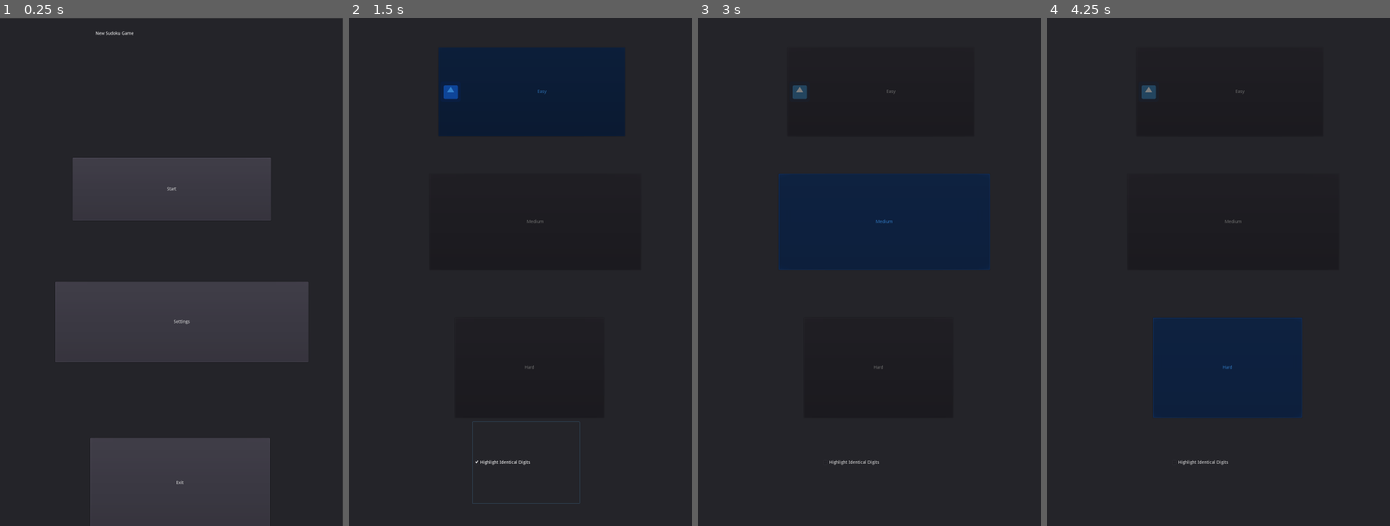
Above: before the commit, frames 1-4 (left to right).
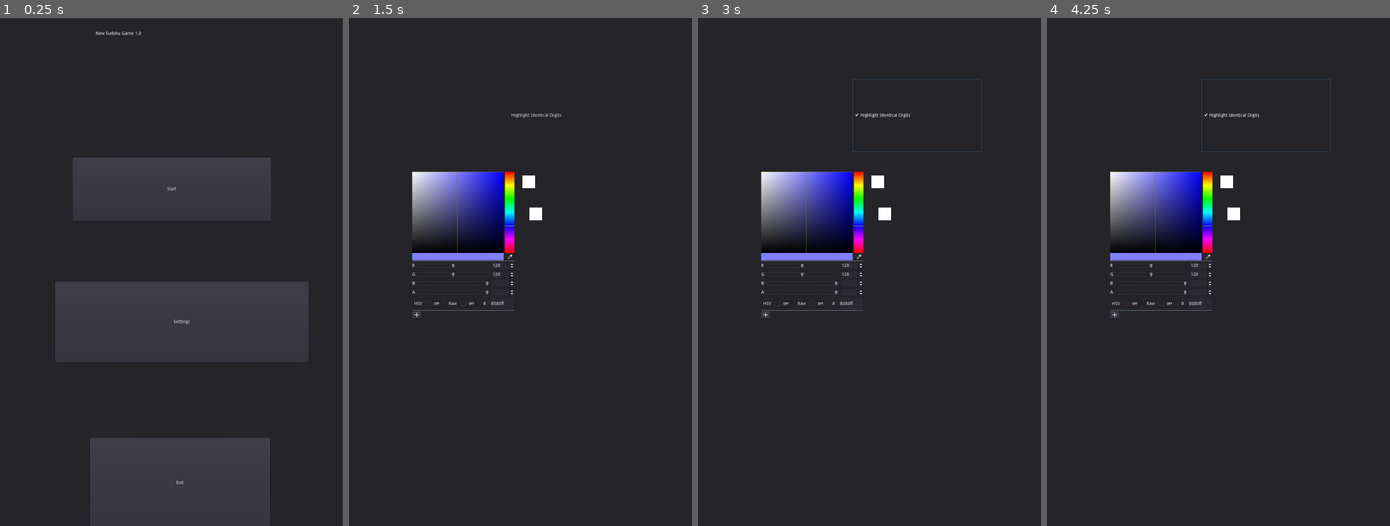
Above: after the commit, the same moments.

Repository: UnrealisticDino/sudoku
Game: Godot game, scene res://Scenes/MainMenu.tscn
Two runs of this game, one before a commit and one after it. Both use one fixed random seed, a clock stepped at 60 frames per second and the inputs below. The engine's default icon, where the game draws it, is replaced by a stand-in: a white triangle on a blue panel in a dark square.
Inputs (mouse positions are in pixels of both pictures, inside the frame that each line leads up to):
- Up to frame 1 (0.25 s): no input
- Up to frame 2 (1.5 s): click "Settings" at 0.5 s; click (527, 465) at 1.25 s, where only the run before the commit has a clickable "Highlight Identical Digits"
- Up to frame 3 (3 s): click "Highlight Identical Digits" at 2 s; click (883, 221) at 2.75 s, where only the run before the commit has a clickable "Medium"
- Up to frame 4 (4.25 s): click (1228, 368) at 3.5 s, where only the run before the commit has a clickable "Hard"

The runs differ from the first frame. In frame 1, less than 0.1% of the frame differs, in the area x 39-42%, y 2-4%; in frame 2, 11%, in the area x 18-81%, y 5-96%; in frame 3, 5.8%; in frame 4, 5.6%.
Error after the commit: Attempt to call function 'generate_puzzle' in base 'null instance' on a null instance. (res://Scenes/Global.gd:74)

Commit message:
rework pt 5

Diff:
--- /dev/null
+++ b/PuzzleGenerator.gd
@@ -0,0 +1,87 @@
+#PuzzleGenerator
+extends Node
+
+var difficulty = "Easy"  # Default difficulty
+
+# This function generates a puzzle based on the provided difficulty.
+func generate_puzzle(difficulty):
+	var puzzle = _create_base_puzzle()  # Create a base solved puzzle
+	puzzle = _remove_numbers_based_on_difficulty(puzzle, difficulty)
+	return puzzle
+
+# Create a base solved puzzle
+func _create_base_puzzle():
+	var grid = []
+	for row in range(9):
+		var row_data = []
+		for col in range(9):
+			row_data.append(0)
+		grid.append(row_data)
+	# Fill the diagonal 3x3 subgrids
+	for i in range(0, 9, 3):
+		_fill_subgrid(grid, i, i)
+	# Fill the remaining cells
+	_solve_grid(grid)
+	return grid
+
+# Fill a 3x3 subgrid
+func _fill_subgrid(grid, row, col):
+	var numbers = [1, 2, 3, 4, 5, 6, 7, 8, 9]
+	numbers.shuffle()
+	for i in range(3):
+		for j in range(3):
+			grid[row + i][col + j] = numbers.pop_front()
+
+# Solve the grid
+func _solve_grid(grid):
+	var empty_cell = _find_empty_cell(grid)
+	if empty_cell == null:
+		return true # Puzzle is solved
+
+	var row = empty_cell[0]
+	var col = empty_cell[1]
+
+	for num in range(1, 10):
+		if _is_safe_to_place_number(grid, row, col, num):
+			grid[row][col] = num
+			if _solve_grid(grid):
+				return true
+			grid[row][col] = 0
+
+	return false
+
+# Find an empty cell in the grid
+func _find_empty_cell(grid):
+	for row in range(9):
+		for col in range(9):
+			if grid[row][col] == 0:
+				return [row, col]
+	return null
+
+# Check if it's safe to place a number in the specified cell
+func _is_safe_to_place_number(grid, row, col, num):
+	for x in range(9):
+		if grid[row][x] == num or grid[x][col] == num or grid[row - row % 3 + int(x / 3)][col - col % 3 + x % 3] == num:
+			return false
+	return true
+
+# Remove numbers from the puzzle based on difficulty
+func _remove_numbers_based_on_difficulty(puzzle, difficulty):
+	var clues = 0
+	match difficulty:
+		"Easy":
+			clues = 35
+		"Medium":
+			clues = 25
+		"Hard":
+			clues = 20
+
+	var cells_to_remove = 81 - clues
+	while cells_to_remove > 0:
+		var row = randi() % 9
+		var col = randi() % 9
+		if puzzle[row][col] != 0:
+			puzzle[row][col] = 0
+			cells_to_remove -= 1
+
+	return puzzle
--- /dev/null
+++ b/Scenes/AdvancedSettings.gd
@@ -0,0 +1,32 @@
+#AdvancedSettings
+extends Panel
+
+# Reference to the ColorPicker node
+onready var highlight_color_picker = $HighlightColorPicker
+onready var selected_cell_preview = $SelectedCellPreview
+onready var identical_cell_preview = $IdenticalCellPreview
+
+# Config file to save and load settings
+var config = ConfigFile.new()
+
+func _ready():
+	# Load the saved color when the scene is loaded
+	config.load("user://settings.cfg")
+	var saved_color_html = config.get_value("highlight", "color", "#8080FF")  # Default to blueish color if not found
+	highlight_color_picker.color = saved_color_html
+
+	# Connect the color_changed signal to a function
+	highlight_color_picker.connect("color_changed", self, "_on_highlight_color_changed")
+
+func _on_highlight_color_changed(new_color):
+	# Save the selected color to the config file
+	config.set_value("highlight", "color", new_color.to_html())
+	config.save("user://settings.cfg")
+
+	# Update the global variable for the selected color
+	Global.selected_cell_color = new_color
+	Global.identical_digits_color = new_color.linear_interpolate(Color(0.5, 0.5, 1, 0.5), 0.5)  # Derived color with added transparency
+	# Update the preview panels
+	selected_cell_preview.modulate = new_color
+	identical_cell_preview.modulate = new_color.linear_interpolate(Color(0.5, 0.5, 1, 0.5), 0.5)  # Derived color with added transparency
+	Global.save_selected_cell_color(new_color)
--- /dev/null
+++ b/Scenes/AdvancedSettings.tscn
@@ -0,0 +1,48 @@
+[gd_scene load_steps=6 format=2]
+
+[ext_resource path="res://Scenes/HighlightIdenticalDigits.gd" type="Script" id=1]
+[ext_resource path="res://Scenes/GoToSettingsMenu.gd" type="Script" id=2]
+[ext_resource path="res://Scenes/AdvancedSettings.gd" type="Script" id=3]
+[ext_resource path="res://Scenes/SelectedCellPreview.gd" type="Script" id=4]
+[ext_resource path="res://Scenes/IdenticalCellPreview.gd" type="Script" id=5]
+
+[node name="AdvancedSettings" type="Panel"]
+margin_right = 1080.0
+margin_bottom = 1920.0
+script = ExtResource( 3 )
+
+[node name="HighlightIdneticalDigits" type="CheckBox" parent="."]
+margin_left = 487.0
+margin_top = 194.0
+margin_right = 893.0
+margin_bottom = 421.0
+text = "Highlight Identical Digits"
+script = ExtResource( 1 )
+
+[node name="GoToSettingsMenu" type="Button" parent="."]
+margin_left = 387.0
+margin_top = 1663.0
+margin_right = 687.0
+margin_bottom = 1776.0
+text = "Back"
+script = ExtResource( 2 )
+
+[node name="HighlightColorPicker" type="ColorPicker" parent="."]
+margin_left = 195.0
+margin_top = 480.0
+margin_right = 517.0
+margin_bottom = 942.0
+
+[node name="SelectedCellPreview" type="Panel" parent="."]
+margin_left = 568.0
+margin_top = 597.0
+margin_right = 608.0
+margin_bottom = 637.0
+script = ExtResource( 4 )
+
+[node name="IdenticalCellPreview" type="Panel" parent="."]
+margin_left = 546.0
+margin_top = 496.0
+margin_right = 586.0
+margin_bottom = 536.0
+script = ExtResource( 5 )
--- a/Scenes/DrawGrid.gd
+++ b/Scenes/DrawGrid.gd
@@ -15,6 +15,8 @@
 var number_source = []
 var digit_scale_factor = 0.7
 var selected_cells = []
+var selected_cell_color = Global.selected_cell_color
+var identical_digits_color = selected_cell_color.linear_interpolate(Color(0.5, 0.5, 1, 0.5), 0.5)  # Derived color with added transparency
 
 func _ready():
 	# Call the draw function when the node is ready
@@ -80,10 +82,17 @@
 		if i % 3 == 0:
 			draw_line(start_point, end_point, Color(0, 0, 0), 4)
 
-	# Highlight the selected cell with a blueish color
+	# Highlight the selected cell
 	if selected_cell != Vector2(-1, -1):
 		var cell_pos = Vector2(start_x + selected_cell.y * scaled_cell_size, start_y + selected_cell.x * scaled_cell_size)
-		draw_rect(Rect2(cell_pos, Vector2(scaled_cell_size, scaled_cell_size)), Color(0.5, 0.5, 1, 0.5))
+		draw_rect(Rect2(cell_pos, Vector2(scaled_cell_size, scaled_cell_size)), selected_cell_color)
+
+	# Highlight all identical digits if the setting is turned on
+	if Global.highlight_identical_digits:
+		print(selected_cells)
+		for cell in selected_cells:
+			var cell_pos = Vector2(start_x + cell.y * scaled_cell_size, start_y + cell.x * scaled_cell_size)
+			draw_rect(Rect2(cell_pos, Vector2(scaled_cell_size, scaled_cell_size)), identical_digits_color)
 
 	for i in range(grid_size):
 		for j in range(grid_size):
@@ -109,10 +118,17 @@
 	if event is InputEventMouseButton and event.pressed:
 		var cell_y = int((event.position.x - start_x) / scaled_cell_size)
 		var cell_x = int((event.position.y - start_y) / scaled_cell_size)
+
+		# Check if the click is within the grid boundaries
 		if 0 <= cell_x and cell_x < grid_size and 0 <= cell_y and cell_y < grid_size:
-			selected_cell = Vector2(cell_x, cell_y)
-			print("Selected cell: ", selected_cell)
-			_draw_grid()  # Redraw the grid to update the highlighted cell
+			# Check if the click is within the actual grid area
+			if event.position.x >= start_x and event.position.x <= start_x + grid_size * scaled_cell_size and \
+			   event.position.y >= start_y and event.position.y <= start_y + grid_size * scaled_cell_size:
+				selected_cell = Vector2(cell_x, cell_y)
+				print("Selected cell: ", selected_cell)
+				if Global.highlight_identical_digits:
+					highlight_identical_digits(selected_cell)
+				_draw_grid()  # Redraw the grid to update the highlighted cell
 
 	if selected_cell != Vector2(-1, -1) and event is InputEventKey and event.pressed:
 		if number_source[selected_cell.x][selected_cell.y] == "player":
@@ -155,3 +171,11 @@
 func update_puzzle():
 	puzzle = Global.puzzle
 	_draw_grid()
+
+func highlight_identical_digits(cell):
+	selected_cells.clear()
+	var selected_value = puzzle[cell.x][cell.y]
+	for i in range(grid_size):
+		for j in range(grid_size):
+			if puzzle[i][j] == selected_value and Vector2(i, j) != cell:
+				selected_cells.append(Vector2(i, j))
--- a/Scenes/Global.gd
+++ b/Scenes/Global.gd
@@ -1,110 +1,81 @@
+#Global.gd
 extends Node
 
+var config = ConfigFile.new()
 var highlight_identical_digits = false
 var filled_sudoku = []
 var puzzle_generated = false
+var selected_cell_color = Color(0.5, 0.5, 1, 1)  # Default blueish color for the selected cell
+var identical_digits_color = Color(0.5, 0.5, 1, 0.5)  # Default derived color with added transparency
+var game_background_texture = preload("res://DefaultSprites/Backgound.png")
+var puzzle = []
+var difficulty = "Easy"
+
+# Techniques for puzzle generation
+var techniques = {
+	"use_full_house": true,
+	"use_naked_singles": true,
+	"use_hidden_singles": true,
+	"use_naked_pairs": true,
+	"use_hidden_pairs": true,
+	"use_naked_triples": true,
+	"use_hidden_triples": true,
+	"use_naked_quads": true,
+	"use_hidden_quads": true,
+	"use_pointing_pairs": true,
+	"use_pointing_triples": true,
+	"use_box_line_reduction": true,
+	"use_locked_candidates": true,
+	"use_x_wing": true,
+	"use_swordfish": true,
+	"use_jellyfish": true,
+	"use_simple_coloring": true,
+	"use_xyz_wing": true,
+	"use_w_wing": true,
+	"use_skyscraper": true,
+	"use_two_string_kite": true,
+	"use_empty_rectangle": true,
+	"use_unique_rectangles": true,
+	"use_finned_x_wing": true,
+	"use_finned_swordfish": true,
+	"use_finned_jellyfish": true,
+	"use_als_xz": true,
+	"use_als_xy_wing": true,
+	"use_death_blossom": true,
+	"use_bug": true,
+	"use_forcing_chains": true,
+	"use_forcing_nets": true,
+	"use_y_wing_style": true,
+	"use_remote_pairs": true,
+	"use_grouped_x_cycles": true,
+	"use_3d_medusa": true
+}
 
 func _ready():
 	randomize()
+	load_selected_cell_color()
 	if not puzzle_generated:
-		filled_sudoku = generate_full_grid()
-		puzzle_generated = true
-		print("Generated sudoku grid:")
-		for row in filled_sudoku:
-			print(row)
-	var config = ConfigFile.new()
+		request_puzzle_generation()
 	var err = config.load("user://settings.cfg")
 	if err == OK:
 		highlight_identical_digits = config.get_value("settings", "highlight_identical_digits", false) # Default to false if not found
+
+func load_selected_cell_color():
+	config.load("user://settings.cfg")
+	if config.has_section_key("highlight", "color"):
+		var saved_color_html = config.get_value("highlight", "color")
+		selected_cell_color = Color(saved_color_html)
 
 func toggle_highlight(value):
 	highlight_identical_digits = value
 	print("Highlight identical digits:", highlight_identical_digits) # Debugging print statement
 
-const GENERATED_COLOR = Color(0.5, 0.5, 0.5)  # Gray color for generated numbers
-const PLAYER_COLOR = Color(1, 1, 1)  # White color for player numbers
+func request_puzzle_generation():
+	puzzle = $PuzzleGenerator.generate_puzzle(techniques, difficulty)
+	puzzle_generated = true
 
-func generate_full_grid():
-	var grid = []
-	for row in range(9):
-		var row_data = []
-		for col in range(9):
-			row_data.append(0)
-		grid.append(row_data)
-	# Fill the diagonal 3x3 subgrids
-	for i in range(0, 9, 3):
-		fill_subgrid(grid, i, i)
-	# Fill the remaining cells
-	solve_grid(grid)
-	return grid
-
-func fill_subgrid(grid, row, col):
-	var numbers = [1, 2, 3, 4, 5, 6, 7, 8, 9]
-	numbers.shuffle()
-	for i in range(3):
-		for j in range(3):
-			grid[row + i][col + j] = numbers.pop_front()
-
-func solve_grid(grid):
-	var empty_cell = find_empty_cell(grid)
-	if empty_cell == null:
-		return true # Puzzle is solved
-
-	var row = empty_cell[0]
-	var col = empty_cell[1]
-
-	for num in range(1, 10):
-		if is_safe_to_place_number(grid, row, col, num):
-			grid[row][col] = num
-			if solve_grid(grid):
-				return true # Continue if the solution is found
-			grid[row][col] = 0 # Backtrack if no solution is found
-
-	return false # Trigger backtracking
-
-func find_empty_cell(grid):
-	for row in range(9):
-		for col in range(9):
-			if grid[row][col] == 0:
-				return [row, col]
-	return null
-
-func is_safe_to_place_number(grid, row, col, num):
-	# Check row, column, and 3x3 subgrid
-	for x in range(9):
-		if grid[row][x] == num or grid[x][col] == num or grid[row - row % 3 + int(x / 3)][col - col % 3 + x % 3] == num:
-			return false
-	return true
-
-var puzzle = []
-var difficulty = "Easy"  # Default difficulty
-
-func generate_puzzle_based_on_difficulty():
-	print("testing")
-	var clues = 0
-	match difficulty:
-		"Easy":
-			clues = 35  # Example number of clues for easy difficulty
-		"Medium":
-			clues = 25
-		"Hard":
-			clues = 20
-	puzzle = create_puzzle(filled_sudoku, clues)
-
-	# Print the generated puzzle
-	print("Generated Puzzle for", difficulty, "Difficulty:")
-	for row in puzzle:
-		print(row)
-
-func create_puzzle(grid, clues):
-	var puzzle = []
-	for row in grid:
-		puzzle.append(row.duplicate())
-	var cells_to_remove = 81 - clues
-	while cells_to_remove > 0:
-		var row = randi() % 9
-		var col = randi() % 9
-		if puzzle[row][col] != 0:
-			puzzle[row][col] = 0
-			cells_to_remove -= 1
-	return puzzle
+func save_selected_cell_color(color):
+	selected_cell_color = color
+	config.load("user://settings.cfg")
+	config.set_value("highlight", "color", color.to_html())
+	config.save("user://settings.cfg")
--- /dev/null
+++ b/Scenes/GoToAdvancedSettings.gd
@@ -0,0 +1,10 @@
+# GoToMainMenu
+extends Button
+
+func _ready():
+	# Connect the "pressed" signal to the _on_StartButton_pressed function
+	connect("pressed", self, "_on_StartButton_pressed")
+
+func _on_StartButton_pressed():
+	# Change the scene to GameScene.tscn when the button is pressed
+	get_tree().change_scene("res://Scenes/AdvancedSettings.tscn")
--- /dev/null
+++ b/Scenes/GoToSettingsMenu.gd
@@ -0,0 +1,10 @@
+# GoToMainMenu
+extends Button
+
+func _ready():
+	# Connect the "pressed" signal to the _on_StartButton_pressed function
+	connect("pressed", self, "_on_StartButton_pressed")
+
+func _on_StartButton_pressed():
+	# Change the scene to GameScene.tscn when the button is pressed
+	get_tree().change_scene("res://Scenes/Settings.tscn")
--- a/Scenes/HighlightIdenticalDigits.gd
+++ b/Scenes/HighlightIdenticalDigits.gd
@@ -2,11 +2,28 @@
 extends CheckBox
 
 func _ready():
+	# Connect the toggled signal
 	connect("toggled", self, "_on_CheckBox_toggled")
+
+	# Load the saved setting
+	load_setting()
 
 func _on_CheckBox_toggled(button_pressed):
 	Global.highlight_identical_digits = button_pressed
+	save_setting(button_pressed)
+
+func load_setting():
+	var config = ConfigFile.new()
+	var err = config.load("user://settings.cfg")
+
+	# Check if the file was loaded successfully and the setting exists
+	if err == OK and config.has_section_key("settings", "highlight_identical_digits"):
+		var saved_value = config.get_value("settings", "highlight_identical_digits", false)
+		self.pressed = saved_value
+		Global.highlight_identical_digits = saved_value
+
+func save_setting(value):
 	var config = ConfigFile.new()
 	config.load("user://settings.cfg")
-	config.set_value("settings", "highlight_identical_digits", button_pressed)
+	config.set_value("settings", "highlight_identical_digits", value)
 	config.save("user://settings.cfg")
--- /dev/null
+++ b/Scenes/IdenticalCellPreview.gd
@@ -0,0 +1,13 @@
+#IdenticalCellPreview
+extends Panel
+
+func _ready():
+	# Assuming the game's background is stored as a global texture variable
+	var game_background_texture = Global.game_background_texture
+
+	# Create a new StyleBoxTexture for the panel
+	var style = StyleBoxTexture.new()
+	style.texture = game_background_texture
+
+	# Apply the style to the panel
+	self.set("custom_styles/panel", style)
--- a/Scenes/MainMenu.tscn
+++ b/Scenes/MainMenu.tscn
@@ -49,4 +49,4 @@
 margin_top = 41.0
 margin_right = 859.0
 margin_bottom = 106.0
-text = "New Sudoku Game"
+text = "New Sudoku Game 1.0"
--- /dev/null
+++ b/Scenes/SelectedCellPreview.gd
@@ -0,0 +1,13 @@
+#SelectedCellPreview
+extends Panel
+
+func _ready():
+	# Assuming the game's background is stored as a global texture variable
+	var game_background_texture = Global.game_background_texture
+
+	# Create a new StyleBoxTexture for the panel
+	var style = StyleBoxTexture.new()
+	style.texture = game_background_texture
+
+	# Apply the style to the panel
+	self.set("custom_styles/panel", style)
--- a/Scenes/Settings.gd
+++ b/Scenes/Settings.gd
@@ -1,7 +1,6 @@
 extends Panel
 
 # Nodes
-onready var highlight_identical_digits_checkbox = $HighlightIdenticalDigits
 onready var easy_button = $Easy
 onready var medium_button = $Medium
 onready var hard_button = $Hard
@@ -27,7 +26,6 @@
 	load_settings()
 
 	# Connect the signals
-	highlight_identical_digits_checkbox.connect("toggled", self, "_on_highlight_identical_digits_toggled")
 	easy_button.connect("pressed", self, "_on_difficulty_button_pressed", ["Easy"])
 	medium_button.connect("pressed", self, "_on_difficulty_button_pressed", ["Medium"])
 	hard_button.connect("pressed", self, "_on_difficulty_button_pressed", ["Hard"])
@@ -69,6 +67,5 @@
 	# Load settings from the config file
 	var err = config.load("user://settings.cfg")
 	if err == OK:
-		highlight_identical_digits_checkbox.pressed = config.get_value("highlight", "identical_digits", true)  # Default to true if not found
 		current_difficulty = config.get_value("difficulty", "selected", "Easy")  # Default to "Easy" if not found
 		update_button_colors()
--- a/Scenes/Settings.tscn
+++ b/Scenes/Settings.tscn
@@ -1,22 +1,13 @@
-[gd_scene load_steps=5 format=2]
+[gd_scene load_steps=4 format=2]
 
 [ext_resource path="res://Scenes/Settings.gd" type="Script" id=1]
 [ext_resource path="res://Scenes/GoToMainMenu.gd" type="Script" id=2]
-[ext_resource path="res://Scenes/HighlightIdenticalDigits.gd" type="Script" id=3]
-[ext_resource path="res://icon.png" type="Texture" id=4]
+[ext_resource path="res://Scenes/GoToAdvancedSettings.gd" type="Script" id=3]
 
 [node name="Settings" type="Panel"]
 margin_right = 1080.0
 margin_bottom = 1920.0
 script = ExtResource( 1 )
-
-[node name="HighlightIdenticalDigits" type="CheckBox" parent="."]
-margin_left = 389.0
-margin_top = 1272.0
-margin_right = 726.0
-margin_bottom = 1529.0
-text = "Highlight Identical Digits"
-script = ExtResource( 3 )
 
 [node name="GoToMainMenu" type="Button" parent="."]
 margin_left = 242.0
@@ -27,23 +18,30 @@
 script = ExtResource( 2 )
 
 [node name="Easy" type="Button" parent="." groups=["ButtonGroup"]]
-margin_left = 282.0
-margin_top = 93.0
-margin_right = 869.0
-margin_bottom = 372.0
+margin_left = 271.0
+margin_top = 36.0
+margin_right = 858.0
+margin_bottom = 315.0
 text = "Easy"
-icon = ExtResource( 4 )
 
 [node name="Medium" type="Button" parent="." groups=["ButtonGroup"]]
-margin_left = 254.0
-margin_top = 491.0
-margin_right = 919.0
-margin_bottom = 793.0
+margin_left = 229.0
+margin_top = 363.0
+margin_right = 894.0
+margin_bottom = 665.0
 text = "Medium"
 
 [node name="Hard" type="Button" parent="." groups=["ButtonGroup"]]
-margin_left = 334.0
-margin_top = 944.0
-margin_right = 803.0
-margin_bottom = 1259.0
+margin_left = 338.0
+margin_top = 701.0
+margin_right = 807.0
+margin_bottom = 1016.0
 text = "Hard"
+
+[node name="GoToAdvancedSettingsMenu" type="Button" parent="."]
+margin_left = 422.0
+margin_top = 1397.0
+margin_right = 687.0
+margin_bottom = 1521.0
+text = "Advanced Settings"
+script = ExtResource( 3 )
